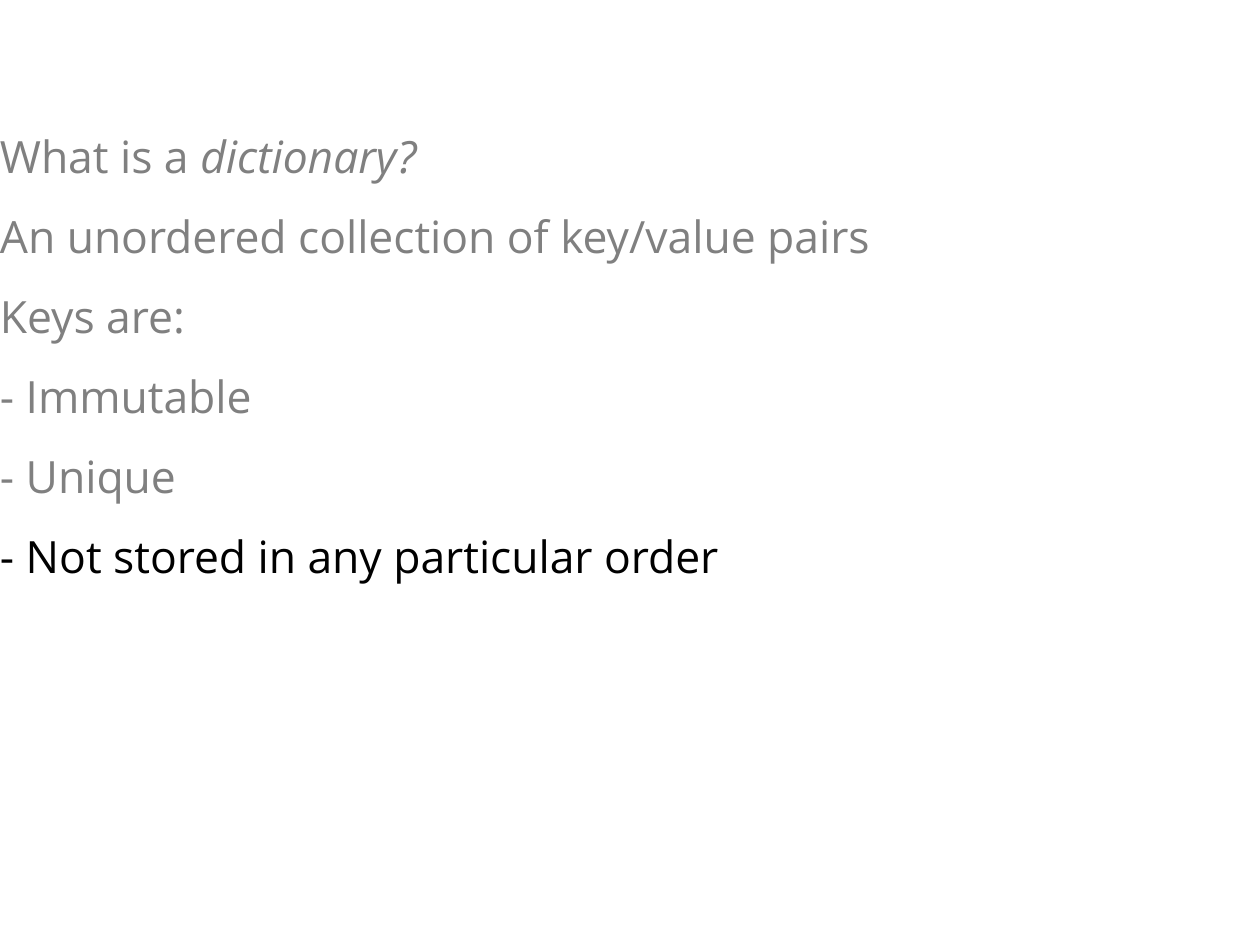
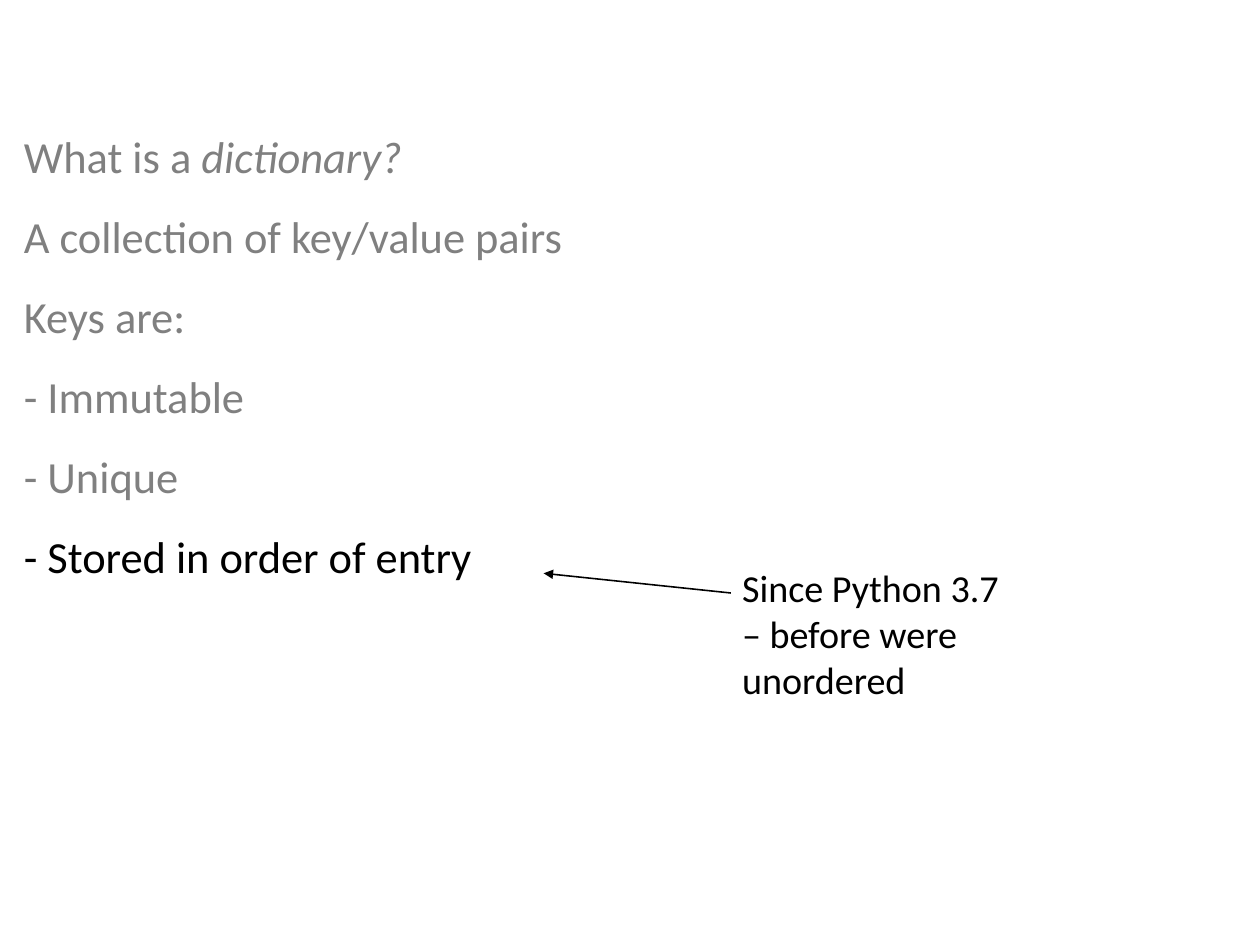
Before and after one commit to ncasuk/ncas-isc, a slide deck: slide 6 of python/presentations/learning_python/19_ceda-dict.ppt. Drawn at 1260x945 pixels with LibreOffice and Linux fonts; fonts in the diff are those of the drawing; background and template pictures are left out. Boxes give left, top, right and bottom in pixels: in the first picture for what was removed or moved away, otherwise in the second. Text is boxed around its words. In the diff, an @@ line names an element or a change of style, - is before the commit and + after.

Commit message:
Updated and checked learning_python17-20

```diff
--- a/python/presentations/learning_python/19_ceda-dict.ppt
+++ b/python/presentations/learning_python/19_ceda-dict.ppt
@@ text "What is a dictionary?": place and size @@
-text "What is a dictionary?" at [0, 139, 869, 584]
+text "What is a dictionary?" at [24, 142, 562, 581]
@@ text at [24, 142, 401, 500]: font Open Sans to Calibri in "What is a dictionary?", "Keys are:", "- Immutable", "- Unique" @@
@@ text at [24, 222, 562, 260]: text changed; font Open Sans to Calibri @@
-An unordered collection of key/value pairs
+A collection of key/value pairs
@@ text at [47, 542, 472, 581]: text changed; font Open Sans to Calibri @@
-- Not stored in any particular order
+- Stored in order of entry
@@ arrow added from (731, 593) to (544, 574), #000000 0.99 pt @@
@@ text added at [742, 575, 999, 695], 24 pt, text #000000 @@
+Since Python 3.7 – before were unordered
```
Also in this commit, not shown: 29 other slides changed, 1 slide added, 1 slide removed, 3 other files.
